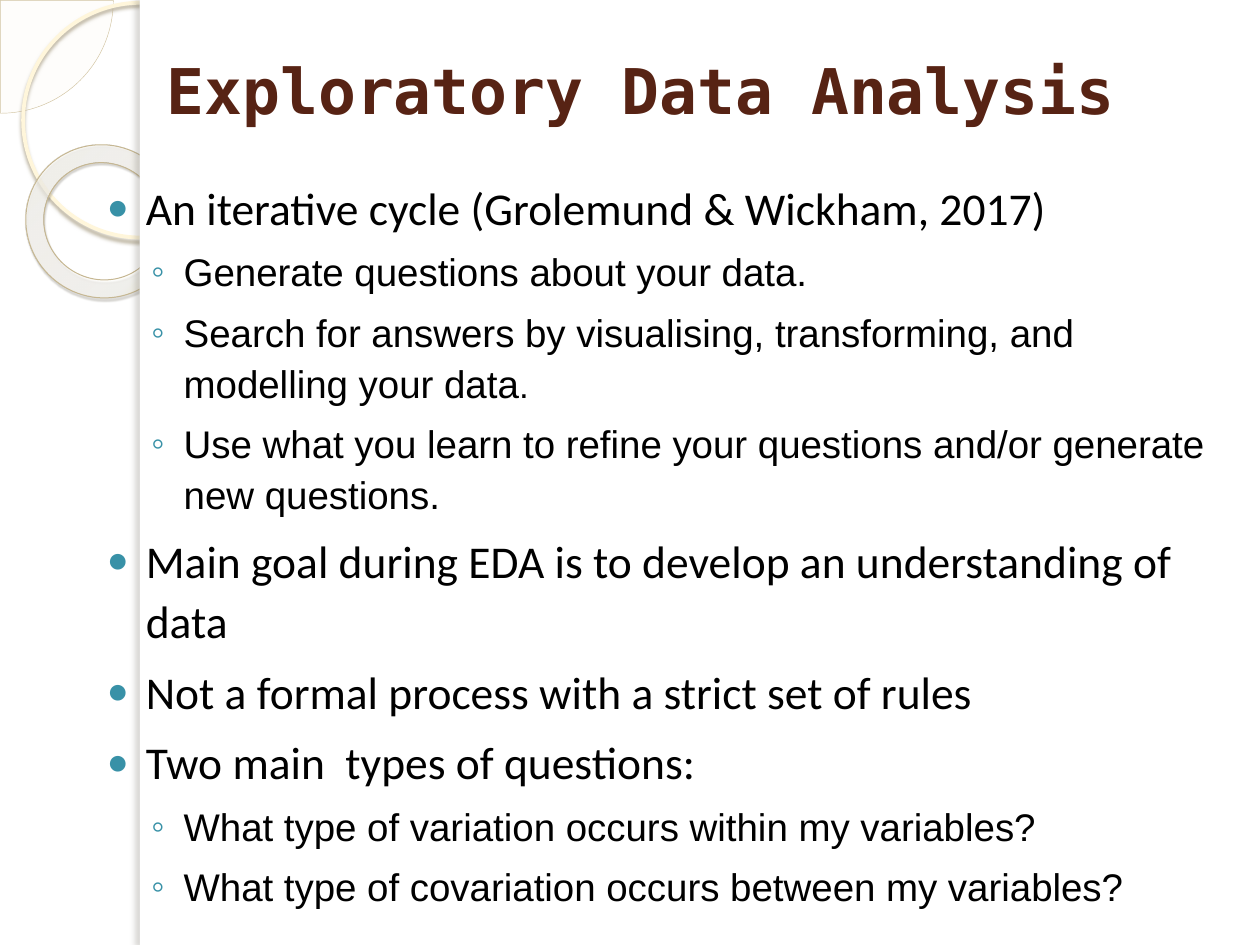
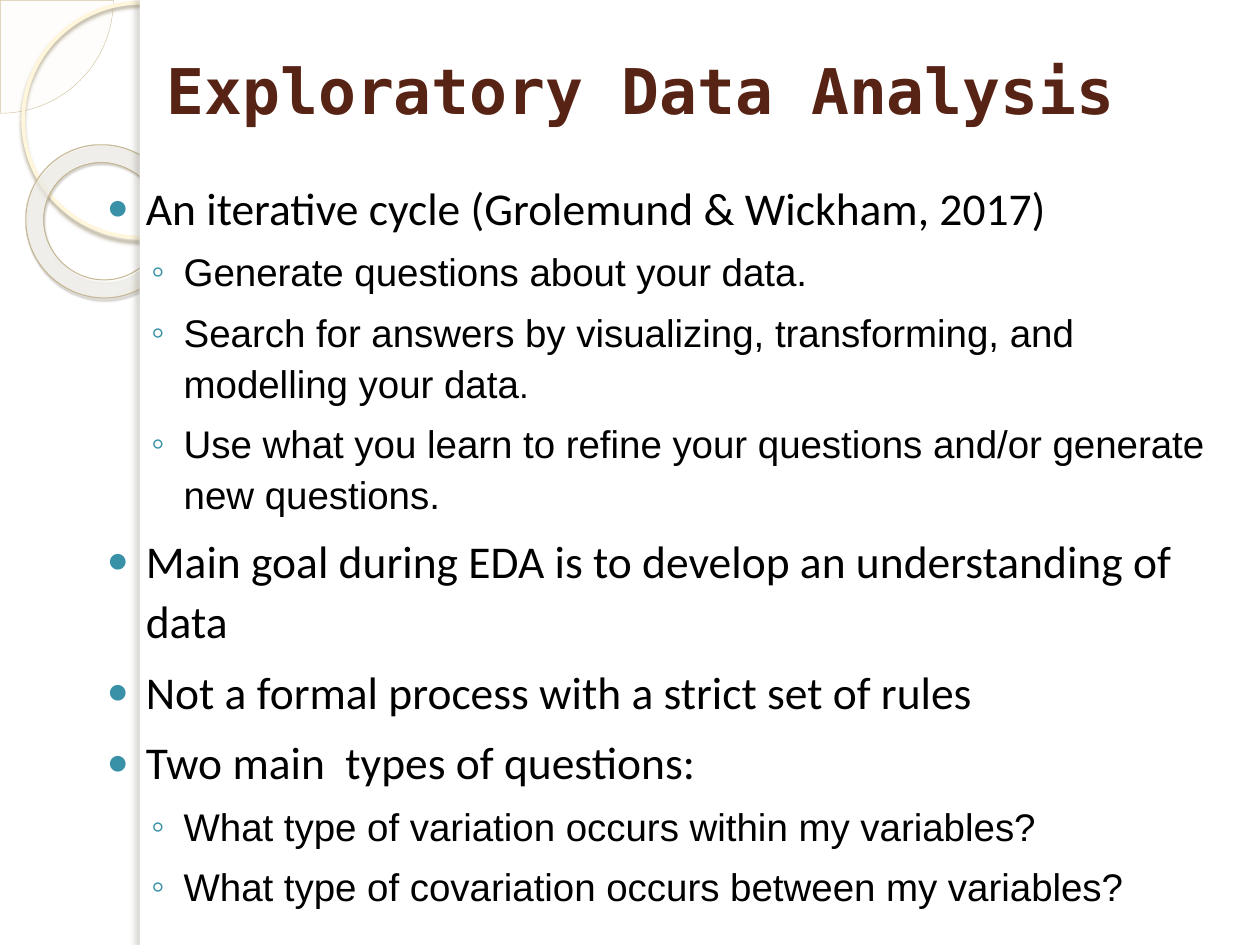
Before and after one commit to marinfotache/Data-Processing-Analysis-Science-with-R, a slide deck: slide 12 of 09 Exploratory Data Analysis/09 Exploratory Data Analysis.pptx. Drawn at 1260x945 pixels with LibreOffice and Linux fonts; fonts in the diff are those of the drawing; background and template pictures are left out. Boxes give left, top, right and bottom in pixels: in the first picture for what was removed or moved away, otherwise in the second. Text is boxed around its words. In the diff, an @@ line names an element or a change of style, - is before the commit and + after.

```diff
--- a/09 Exploratory Data Analysis/09 Exploratory Data Analysis.pptx
+++ b/09 Exploratory Data Analysis/09 Exploratory Data Analysis.pptx
@@ text at <box>184,319,1074,405</box>: text changed @@
-  ◦ Search for answers by visualising, transforming, and modelling your data.
+  ◦ Search for answers by visualizing, transforming, and modelling your data.
```
Also in this commit, not shown: 1 other slide changed.
